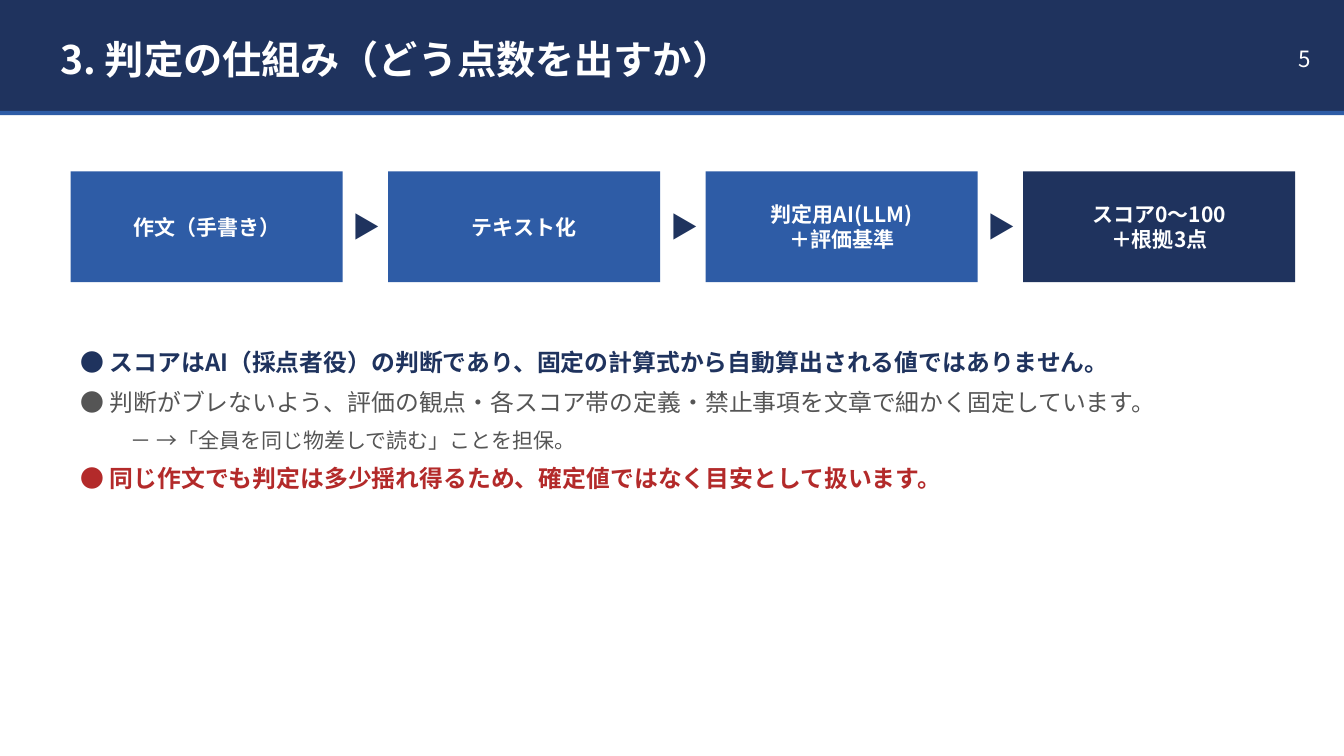
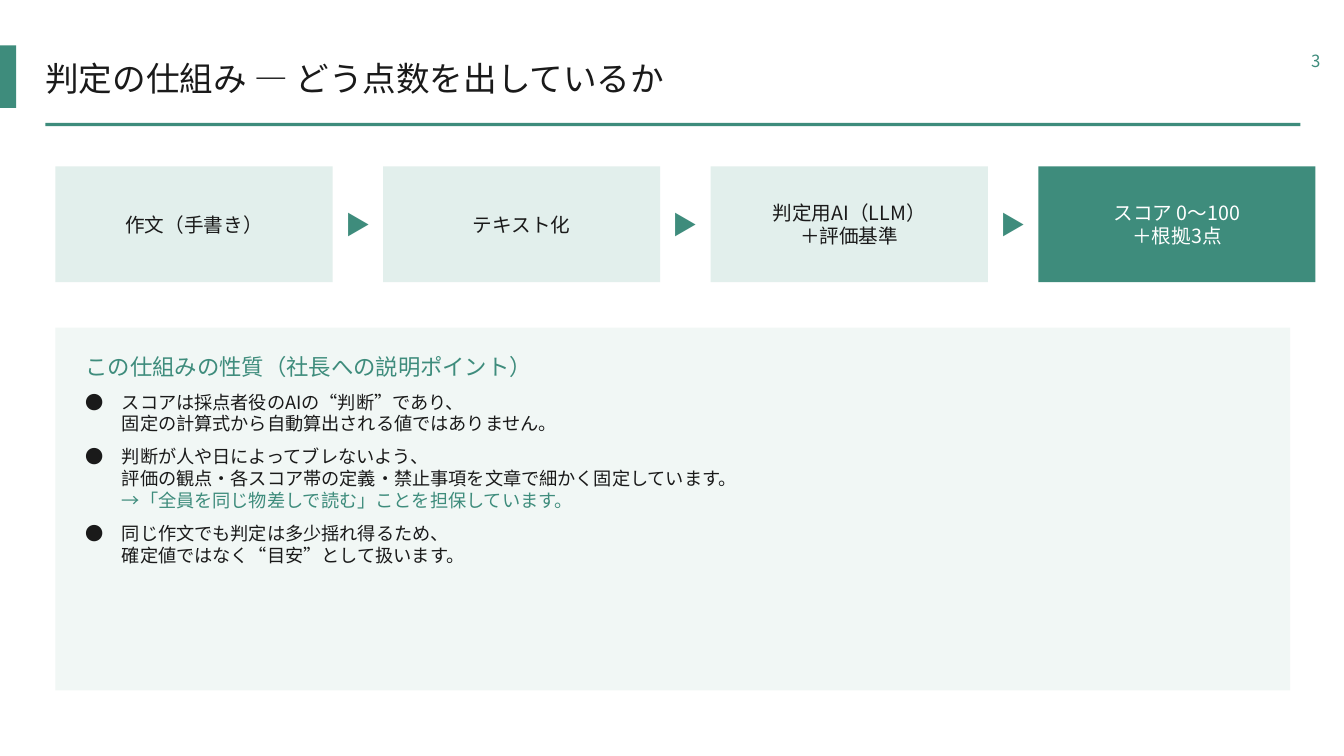
Before and after one commit to mayuyotsuya69-bit/stunning-guacamole, a slide deck: slide 3 of AI関与スコア_算出方法_説明資料.pptx (slide 5 before the commit). Drawn at 1344x756 pixels with LibreOffice and Linux fonts; fonts in the diff are those of the drawing. Boxes give left, top, right and bottom in pixels: in the first picture for what was removed or moved away, otherwise in the second. Text is boxed around its words. In the diff, an @@ line names an element or a change of style, - is before the commit and + after.

```diff
--- a/AI関与スコア_算出方法_説明資料.pptx
+++ b/AI関与スコア_算出方法_説明資料.pptx
@@ rectangle removed at box(0, 0, 1344, 111) @@
@@ rectangle added at box(0, 45, 16, 108), fill #3E8C7C @@
@@ text removed at box(1298, 50, 1310, 68) @@
-5
@@ text added at box(1311, 54, 1320, 67), 12 pt, text #3E8C7C @@
+3
@@ text at box(45, 62, 665, 94): text changed; size 28 to 24 pt; text colour #FFFFFF to #1A1A1A; bold off @@
-3. 判定の仕組み（どう点数を出すか）
+判定の仕組み — どう点数を出しているか
@@ rectangle: place and size @@
-rectangle at box(0, 111, 1344, 115)
+rectangle at box(45, 123, 1301, 126)
@@ rectangle at box(45, 123, 1301, 126): fill #2E5CA6 to #3E8C7C @@
@@ text "作文（手書き）" at box(125, 215, 262, 234): size 15 to 14 pt, text colour #FFFFFF to #1A1A1A, bold off @@
@@ text "作文（手書き）": place and size @@
-text "作文（手書き）" at box(133, 217, 280, 237)
+text "作文（手書き）" at box(125, 215, 262, 234)
@@ fill #2E5CA6 to #E2EFEC in 3 elements at box(383, 166, 660, 282), box(711, 166, 988, 282), box(55, 166, 333, 282) @@
@@ rectangle: place and size @@
-rectangle at box(71, 171, 343, 282)
+rectangle at box(55, 166, 333, 282)
@@ text "▶": place and size @@
-text "▶" at box(343, 171, 388, 282)
+text "▶" at box(333, 166, 383, 282)
@@ text "テキスト化" at box(473, 215, 571, 234): size 15 to 14 pt, text colour #FFFFFF to #1A1A1A, bold off @@
@@ rectangle: place and size @@
-rectangle at box(388, 171, 660, 282)
+rectangle at box(383, 166, 660, 282)
@@ rectangle: place and size @@
-rectangle at box(706, 171, 978, 282)
+rectangle at box(711, 166, 988, 282)
@@ size 20 to 18 pt, text colour #1F335E to #3E8C7C, bold off; more space between paragraphs in 3 elements at box(660, 166, 711, 282), box(333, 166, 383, 282), box(988, 166, 1038, 282) @@
@@ text "▶": place and size @@
-text "▶" at box(978, 171, 1023, 282)
+text "▶" at box(988, 166, 1038, 282)
@@ text "スコア 0〜100": place and size @@
-text "スコア 0〜100" at box(1092, 206, 1226, 249)
+text "スコア 0〜100" at box(1114, 205, 1240, 245)
@@ rectangle: place and size @@
-rectangle at box(1023, 171, 1296, 282)
+rectangle at box(1038, 166, 1316, 282)
@@ rectangle at box(1038, 166, 1316, 282): fill #1F335E to #3E8C7C @@
@@ text at box(773, 203, 926, 222): text changed; size 15 to 14 pt; text colour #FFFFFF to #1A1A1A; bold off @@
-判定用AI(LLM)
+判定用AI（LLM）
@@ text at box(1114, 205, 1240, 221): text changed; size 15 to 14 pt; bold off @@
-スコア0〜100
+スコア 0〜100
@@ text at box(800, 226, 898, 245): size 15 to 14 pt, text colour #FFFFFF to #1A1A1A, bold off in "＋評価基準" @@
@@ text at box(1132, 226, 1221, 245): size 15 to 14 pt, bold off in "＋根拠3点" @@
@@ rectangle added at box(55, 328, 1291, 691), fill #F1F7F5 @@
@@ text at box(86, 356, 737, 564): text changed; size 17 to 13 pt; text colour #555555 to #1A1A1A; bold off @@
-● スコアはAI（採点者役）の判断であり、固定の計算式から自動算出される値ではありません。
-● 判断がブレないよう、評価の観点・各スコア帯の定義・禁止事項を文章で細かく固定しています。
-  － →「全員を同じ物差しで読む」ことを担保。
-● 同じ作文でも判定は多少揺れ得るため、確定値ではなく目安として扱います。
+この仕組みの性質（社長への説明ポイント）
+● スコアは採点者役のAIの“判断”であり、
+固定の計算式から自動算出される値ではありません。
+● 判断が人や日によってブレないよう、
+評価の観点・各スコア帯の定義・禁止事項を文章で細かく固定しています。
+→「全員を同じ物差しで読む」ことを担保しています。
+● 同じ作文でも判定は多少揺れ得るため、
+確定値ではなく“目安”として扱います。
```
Also in this commit, not shown: 5 other slides changed, 4 slides removed, 3 other files.
